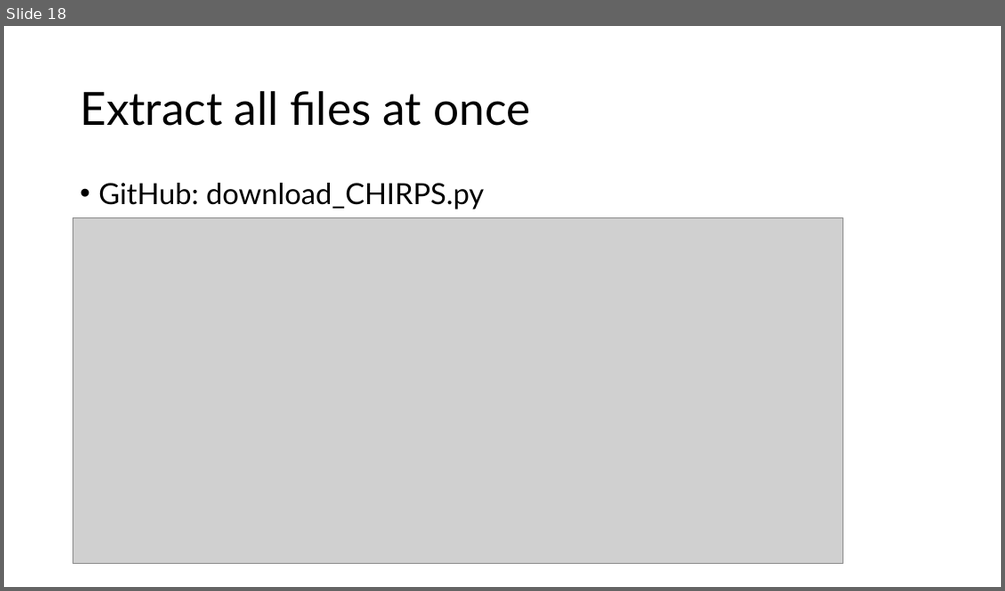
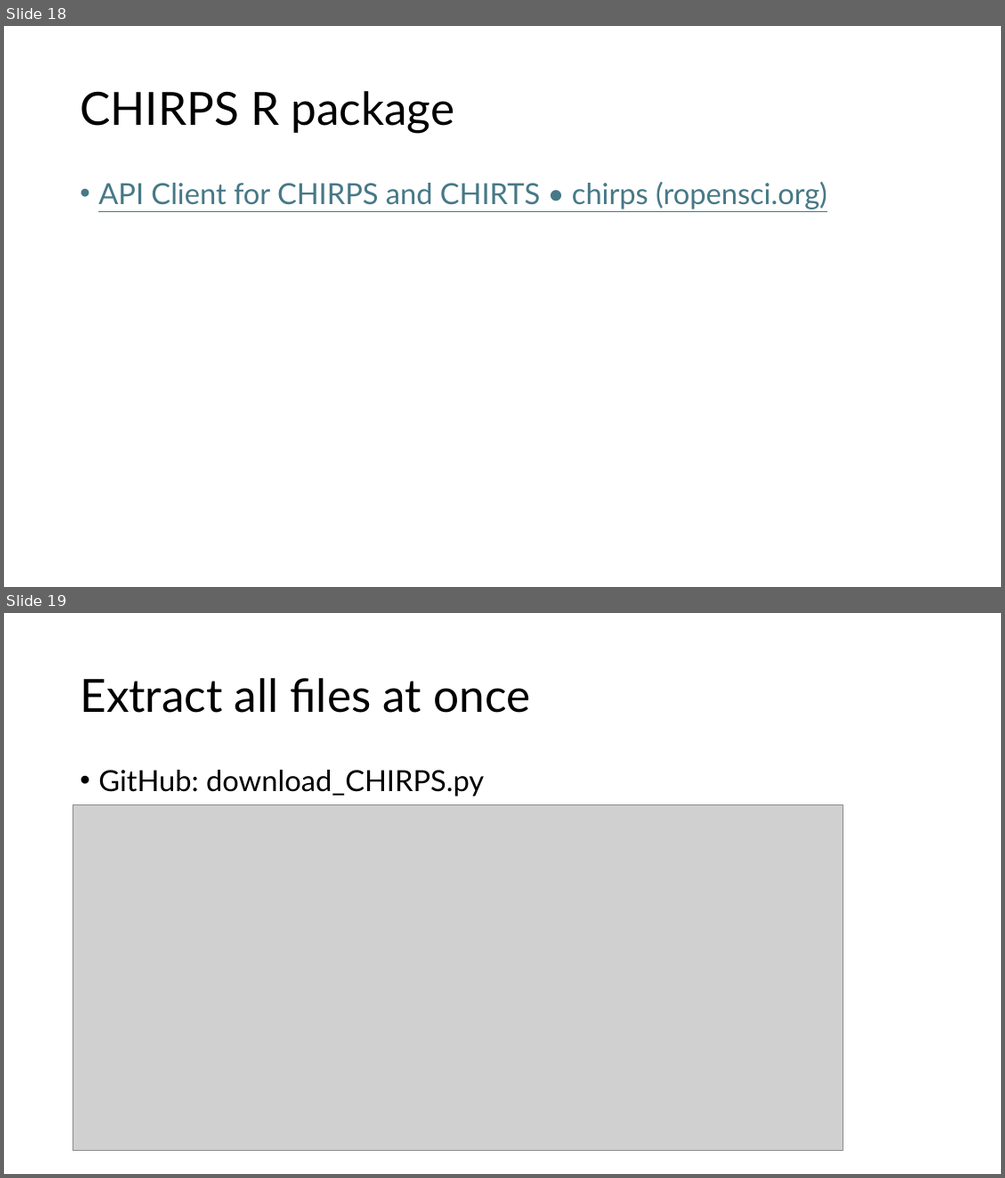
Before and after one commit to szkaifeng/ClimateDataIntro, a slide deck: Climate Data Introduction.pptx. Shown one above the other, each under a label of ours: slide 18 before the commit, slides 18 and 19 after it. The pictures are 1005x591 and 1005x1178 pixels, drawn with LibreOffice and Linux fonts; fonts in the diff are those of the drawing; grey boxes stand for pictures. Boxes give left, top, right and bottom in pixels: in the first picture for what was removed or moved away, otherwise in the second. Text is boxed around its words. In the diff, an @@ line names an element or a change of style, - is before the commit and + after.

```diff
--- a/Climate Data Introduction.pptx
+++ b/Climate Data Introduction.pptx
@@ slide 18 added at [4,26,1001,587], background #FFFFFF @@
@@ title added at [80,91,454,133], 44 pt, text #000000 @@
+CHIRPS R package
@@ text added at [98,182,827,209], 28 pt, text #467886, underline @@
+• API Client for CHIRPS and CHIRTS • chirps (ropensci.org)
@@ what was slide 18 is now slide 19 @@
```
